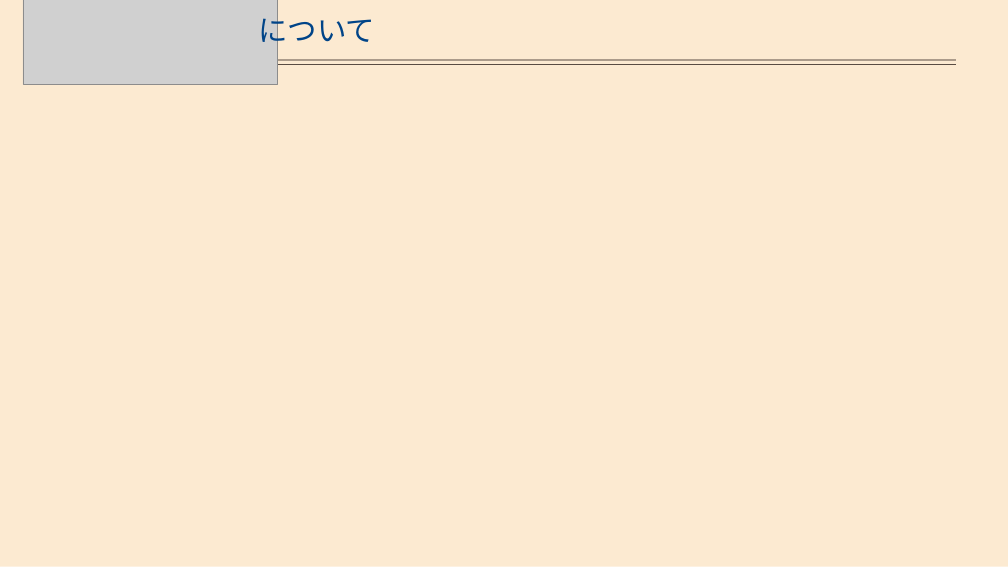
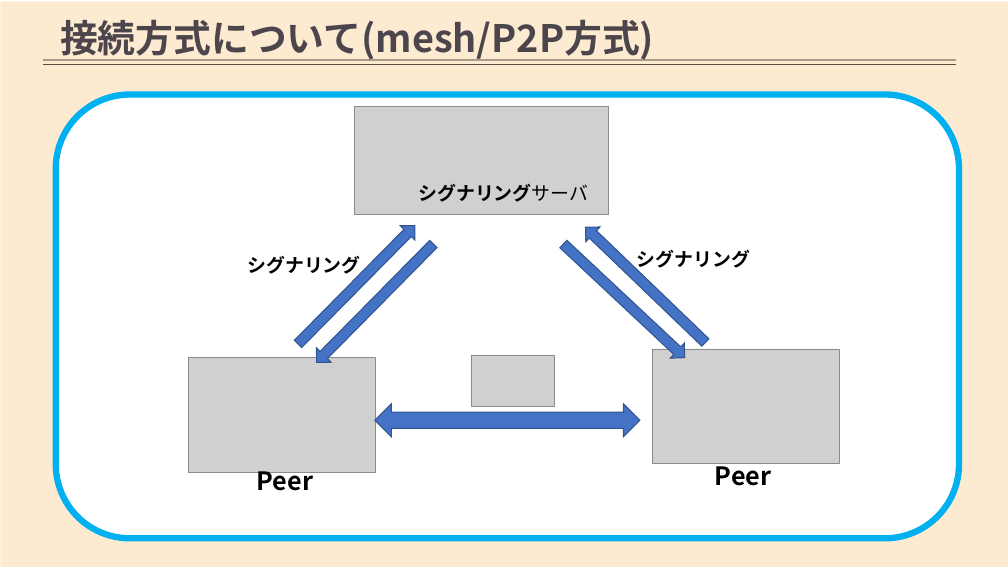
Before and after one commit to AdiosSora/subcall_cosmo, a slide deck: slide 5 of stable.pptx. Drawn at 1008x567 pixels with LibreOffice and Linux fonts; fonts in the diff are those of the drawing; grey boxes stand for pictures; background and template pictures are left out. Boxes give left, top, right and bottom in pixels: in the first picture for what was removed or moved away, otherwise in the second. Text is boxed around its words. In the diff, an @@ line names an element or a change of style, - is before the commit and + after.

```diff
--- a/stable.pptx
+++ b/stable.pptx
@@ text at (60,19,654,61): text changed; size 28 to 36 pt; text colour #004488 to #4C464C; bold on @@
-について
+接続方式について(mesh/P2P方式)
@@ rounded rectangle added at (56,95,960,538), fill #FFFFFF, outline #00B0F0 6 pt @@
@@ picture: place and size @@
-picture at (23,0,277,84)
+picture at (355,107,609,214)
@@ text added at (418,184,588,202), 18 pt, text #000000, bold @@
+シグナリングサーバ
@@ right arrow added at (291,218,423,351), fill #4472C4, outline #325491 1 pt @@
@@ right arrow added at (309,236,441,369), fill #4472C4, outline #325491 1 pt @@
@@ right arrow added at (557,236,692,365), fill #4472C4, outline #325491 1 pt @@
@@ right arrow added at (579,220,713,350), fill #4472C4, outline #325491 1 pt @@
@@ text added at (247,256,360,278), 18 pt, text #000000, bold @@
+シグナリング
@@ text added at (637,250,750,272), 18 pt, text #000000, bold @@
+シグナリング
@@ picture added at (188,358,375,473) @@
@@ picture added at (471,355,555,407) @@
@@ picture added at (653,349,839,464) @@
@@ left right arrow added at (375,404,640,436), fill #4472C4, outline #325491 1 pt @@
@@ text added at (257,471,313,497), 24 pt, text #000000, bold @@
+Peer
@@ text added at (715,459,771,486), 24 pt, text #000000, bold @@
+Peer
```
Also in this commit, not shown: 3 other slides changed, 1 slide added, 1 slide removed, 1 other file.
